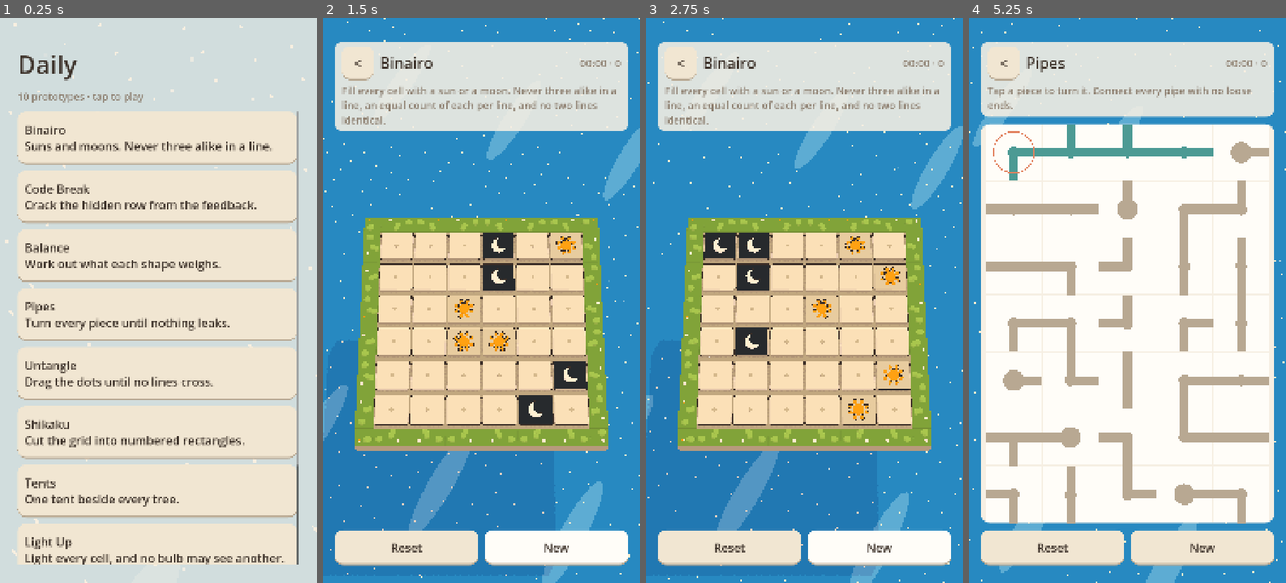
Above: before the commit, frames 1-4 (left to right).
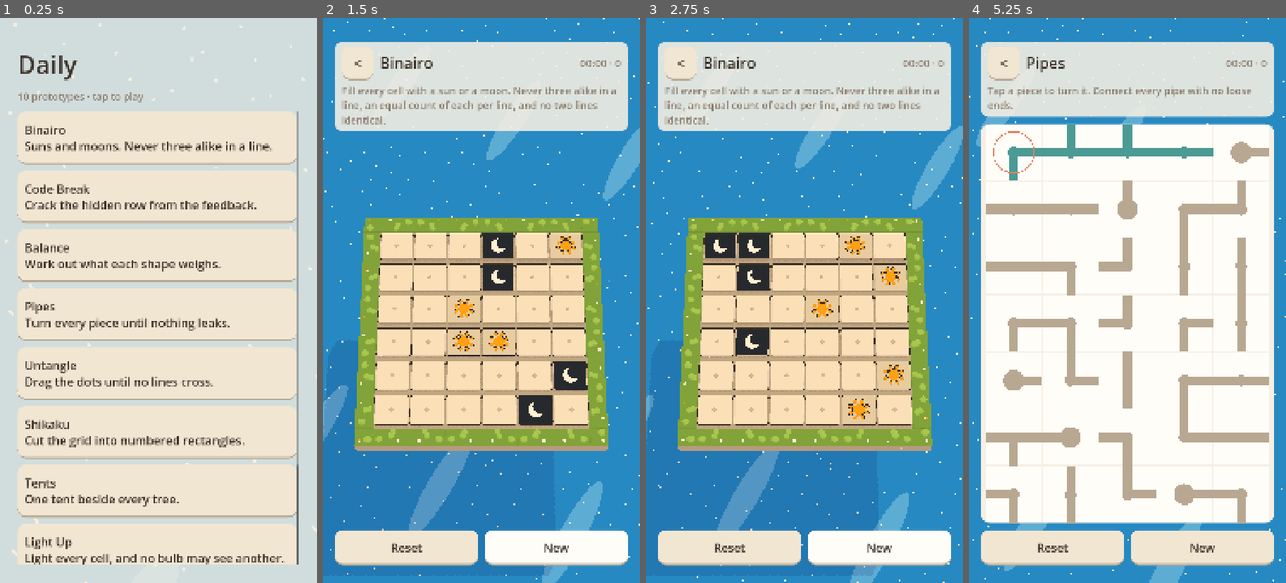
Above: after the commit, the same moments.

Repository: flavioriper/daily-games
Game: Godot game, scene res://world/main.tscn
Same seed, same stepped clock (60 frames per second), same inputs: the game is played once before the commit and once after it.
Inputs:
- Up to frame 1 (0.25 s): no input
- Up to frame 2 (1.5 s): click "Binairo Suns and moons. Never…" at 0.5 s; click "New" at 1.25 s
- Up to frame 3 (2.75 s): click "New" at 2 s
- Up to frame 4 (5.25 s): click "<" at 2.75 s; click "Balance Work out what each sh…" at 3.5 s; click "<" at 4.25 s; click "Pipes Turn every piece until …" at 5 s

The runs differ from the first frame. In frame 1, less than 0.1% of the frame differs, in the area x 2-100%, y 4-100%; in frame 2, 1.1%; in frame 3, 2.1%, in the area x 0-100%, y 0-100%; in frame 4, 0.5%.

Commit message:
feat: camera breath, a slow drift of camera and target together

Diff:
--- a/tests/test_ambient.gd
+++ b/tests/test_ambient.gd
@@ -20,6 +20,7 @@
 	_test_refresh(t, stage.ambient)
 	_test_splash(t, stage.ambient)
 	_test_fit_to(t, stage.ambient)
+	_test_camera_breath(t, stage)
 	Motion.reduce = false
 	root.remove_child(stage)
 	stage.free()
@@ -70,3 +71,32 @@
 	var p: CPUParticles3D = ambient.pollen
 	t.check(p.position.is_equal_approx(Vector3(0.0, 1.5, 0.0)), "pollen floats one cell above the board's top (%s)" % p.position)
 	t.check(p.emission_box_extents.is_equal_approx(Vector3(4.0, 0.2, 4.0)), "pollen volume is the board plus a one-cell margin, 0.4 tall (%s)" % p.emission_box_extents)
+
+## Camera breath (polish spec, section 4): a slow, tiny drift of camera and
+## target together, a fraction of the fitted distance, off under reduce-motion.
+static func _test_camera_breath(t, stage) -> void:
+	var rig = stage.rig
+	var cam: Camera3D = rig.camera
+	rig._distance = 10.0
+	rig._target = Vector3.ZERO
+	rig._place()
+	var still := cam.global_position
+	rig._process(2.0)
+	var moved := cam.global_position
+	var shift := (moved - still).length()
+	t.check(shift > 0.001, "the camera has drifted after two seconds (%.4f)" % shift)
+	t.check(shift <= 10.0 * rig.BREATH * 1.7, "the drift is a fraction of the distance (%.4f)" % shift)
+	t.check(rig.breath_offset().length() > 0.0, "breath_offset reports the drift")
+	# The target moves with the camera, so the view direction is unchanged.
+	var dir_still: Vector3 = rig.view_offset_dir()
+	var dir_now: Vector3 = (cam.global_position - (rig._target + rig.breath_offset())).normalized()
+	t.check(dir_now.is_equal_approx(dir_still), "camera and target drift together; the view direction holds")
+	Motion.reduce = true
+	rig._process(0.1)
+	t.check(rig.breath_offset().is_zero_approx(), "reduce-motion zeroes the breath")
+	t.check(cam.global_position.is_equal_approx(still), "reduce-motion puts the camera back on its fitted spot")
+	Motion.reduce = false
+	rig.breathing = false
+	rig._process(1.0)
+	t.check(rig.breath_offset().is_zero_approx(), "breathing=false also stills the camera")
+	rig.breathing = true
--- a/world/camera_rig.gd
+++ b/world/camera_rig.gd
@@ -3,6 +3,7 @@
 ## Fixed-direction board camera. The direction never changes (pitch below the
 ## horizontal, yaw around Y); fit() only moves the camera along that direction
 ## and slides its target so a given AABB fills a given screen rect.
+## Between fits a tiny breath drifts camera and target together (see BREATH).
 ## Projection needs a live viewport, so this is verified by the win and
 ## screenshot harnesses rather than by headless tests.
 
@@ -11,6 +12,17 @@
 @export var fov_deg: float = 30.0
 ## Fraction of the rect's shorter side kept clear around the board.
 @export var margin: float = 0.06
+
+const Motion = preload("res://core/motion.gd")
+
+## Camera breath: camera and target drift together by this fraction of the
+## fitted distance on two slow sine loops (8 s across, 11 s up), for a
+## handheld-diorama calm. Off under reduce-motion or when breathing is false.
+## Try-and-keep per the polish spec: drop it if the strip reads as wobble.
+const BREATH := 0.002
+var breathing := true
+var _breath := Vector3.ZERO
+var _breath_t := 0.0
 
 var camera: Camera3D
 var _target := Vector3.ZERO
@@ -33,8 +45,26 @@
 	return Vector3(sin(yaw) * cos(pitch), sin(pitch), cos(yaw) * cos(pitch)).normalized()
 
 func _place() -> void:
-	camera.global_position = _target + view_offset_dir() * _distance
-	camera.look_at(_target, Vector3.UP)
+	camera.global_position = _target + _breath + view_offset_dir() * _distance
+	camera.look_at(_target + _breath, Vector3.UP)
+
+## The breath offset applied on top of the fitted position.
+func breath_offset() -> Vector3:
+	return _breath
+
+func _process(delta: float) -> void:
+	if not breathing or Motion.reduce:
+		if not _breath.is_zero_approx():
+			_breath = Vector3.ZERO
+			_place()
+		return
+	_breath_t += delta
+	var dir := view_offset_dir()
+	var right := Vector3.UP.cross(dir).normalized()
+	var up := dir.cross(right)
+	var a := _distance * BREATH
+	_breath = right * (sin(_breath_t * TAU / 8.0) * a) + up * (0.6 * sin(_breath_t * TAU / 11.0) * a)
+	_place()
 
 ## Frames `aabb` inside `rect` (viewport pixels): binary-search the distance
 ## until every corner projects inside the margin-shrunk rect, then slide the
